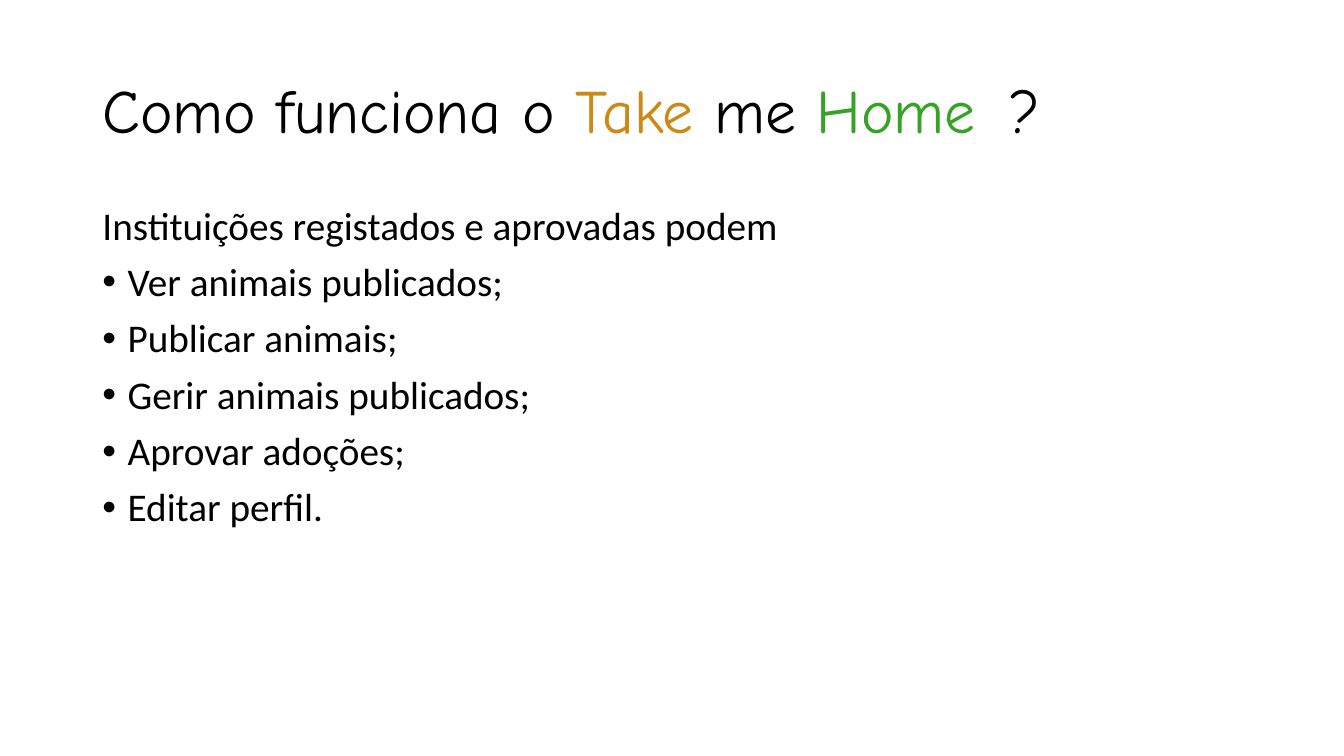
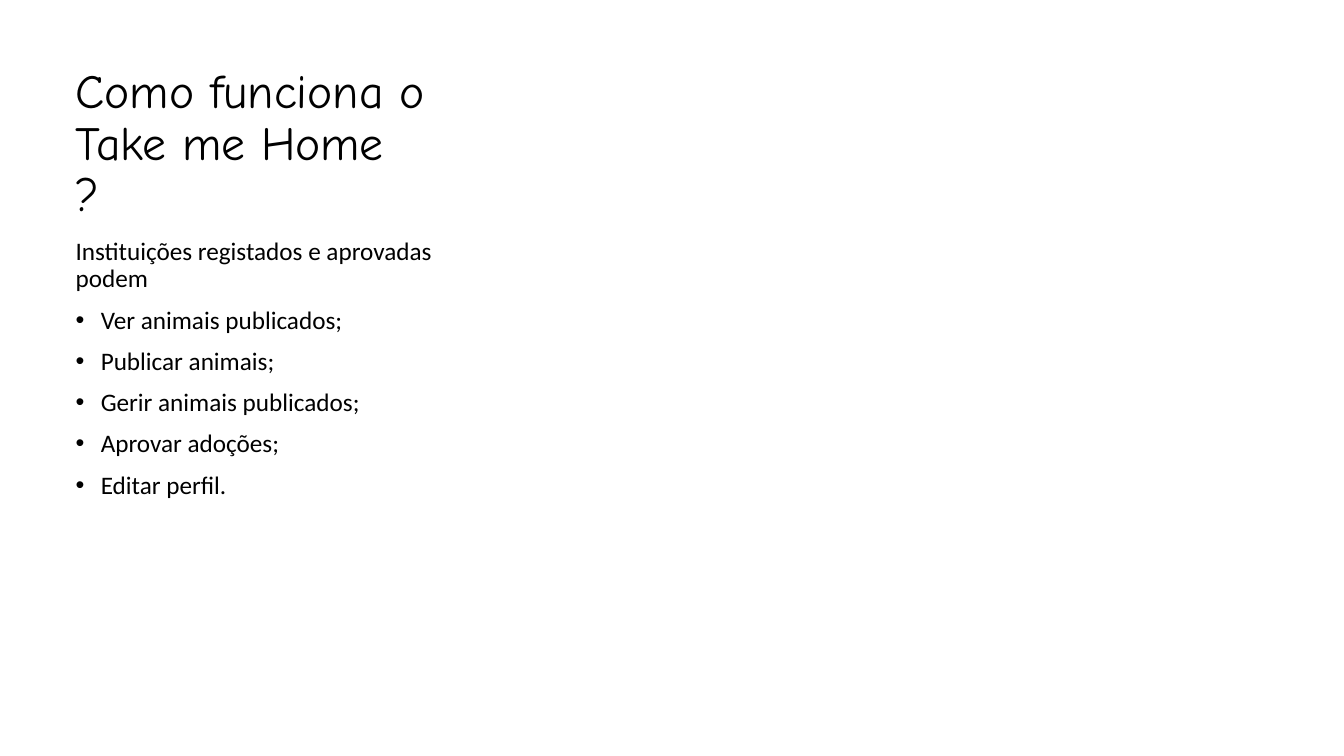
Before and after one commit to diogosousa034/pap, a slide deck: slide 5 of Take me Home.pptx. Drawn at 1344x756 pixels with LibreOffice and Linux fonts; fonts in the diff are those of the drawing; background and template pictures are left out. Boxes give left, top, right and bottom in pixels: in the first picture for what was removed or moved away, otherwise in the second. Text is boxed around its words. In the diff, an @@ line names an element or a change of style, - is before the commit and + after.

```diff
--- a/Take me Home.pptx
+++ b/Take me Home.pptx
@@ rectangle added at box(37, 35, 515, 686), fill #FFFFFF at 90% opacity, outline #FFFFFF 10 pt @@
@@ title "Como funciona o Take me ...": place and size @@
-title "Como funciona o Take me ..." at box(102, 91, 976, 134)
+title "Como funciona o Take me ..." at box(76, 75, 425, 161)
@@ title "Como funciona o Take me ..." at box(76, 75, 425, 161): size 44 to 34 pt; text colour #CC8A14 to #000000 in "Take"; text colour #36A327 to #000000 in "Home" @@
@@ text "Instituições registados e aprovadas podem": place and size @@
-text "Instituições registados e aprovadas podem" at box(102, 212, 778, 528)
+text "Instituições registados e aprovadas podem" at box(76, 242, 431, 498)
@@ text "Instituições registados e aprovadas podem" at box(76, 242, 431, 498): size 28 to 18 pt @@
```
Also in this commit, not shown: 3 other slides changed.
